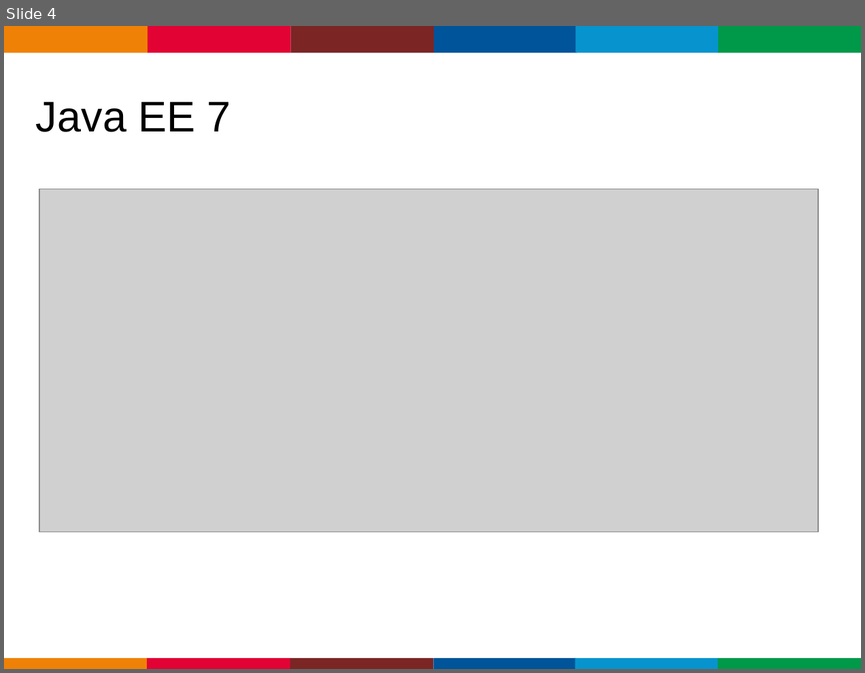
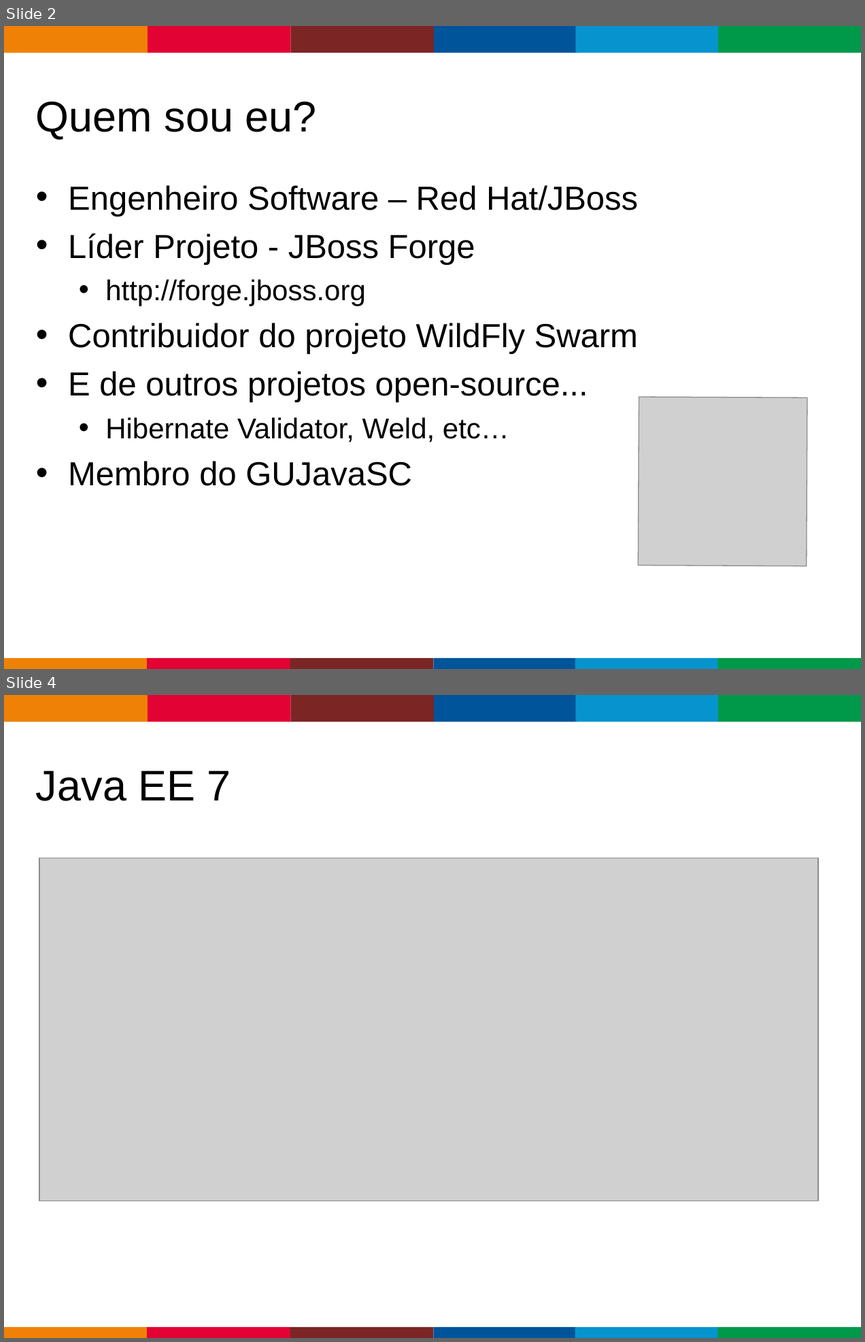
Before and after one commit to gastaldi/talks, a slide deck: WildFlySwarm/TDC 2017/wildflyswarm.odp. Shown one above the other, each under a label of ours: slide 4 before the commit, slides 2 and 4 after it; the slides between them are not shown. The pictures are 865x673 and 865x1342 pixels, drawn with LibreOffice and Linux fonts; fonts in the diff are those of the drawing; grey boxes stand for pictures; background and template pictures are left out. Boxes give left, top, right and bottom in pixels: in the first picture for what was removed or moved away, otherwise in the second. Text is boxed around its words. In the diff, an @@ line names an element or a change of style, - is before the commit and + after.

```diff
--- a/WildFlySwarm/TDC 2017/wildflyswarm.odp
+++ b/WildFlySwarm/TDC 2017/wildflyswarm.odp
@@ slide 2 added at [4, 26, 861, 669], background #FFFFFF; not listed: 13 template elements that a slide beside it also shows @@
@@ title added at [36, 101, 317, 140], 36 pt, text #000000 @@
+Quem sou eu?
@@ text added at [68, 185, 638, 486], 28 pt, text #000000 @@
+• Engenheiro Software – Red Hat/JBoss
+• Líder Projeto - JBoss Forge
+  • http://forge.jboss.org
+• Contribuidor do projeto WildFly Swarm
+• E de outros projetos open-source...
+  • Hibernate Validator, Weld, etc…
+• Membro do GUJavaSC
@@ picture added at [638, 397, 806, 565] @@
```
Also in this commit, not shown: 2 slides changed, 7 other slides added, 2 slides removed, 1 other file.
